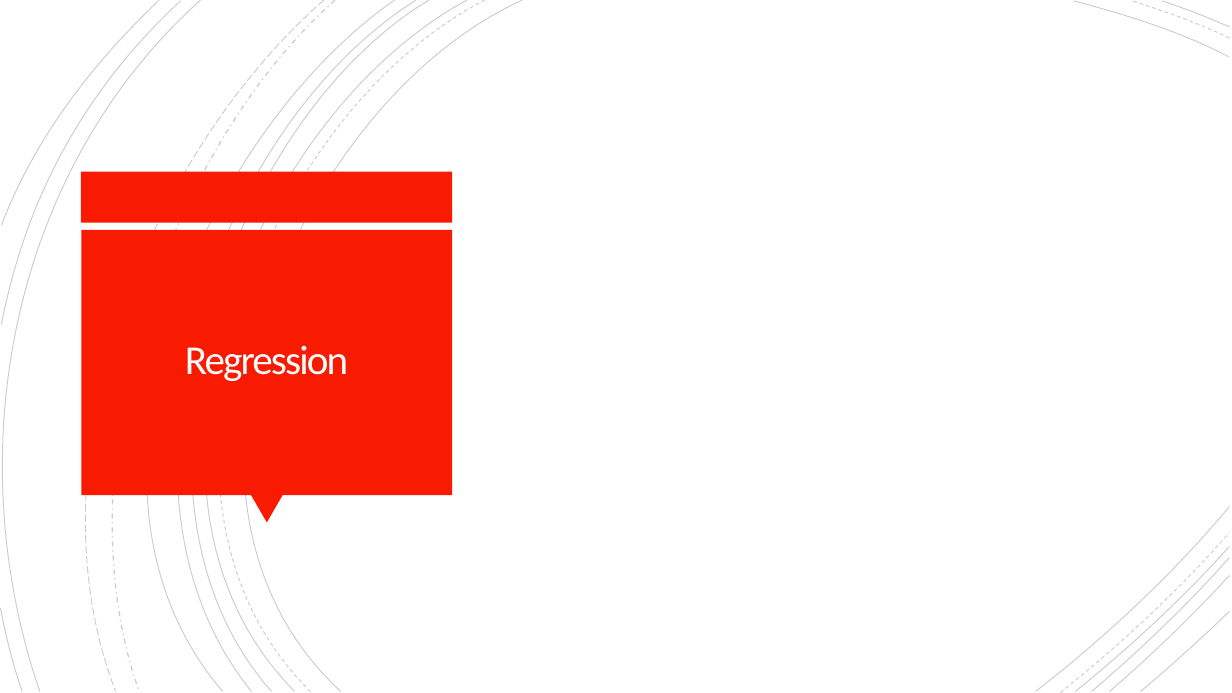
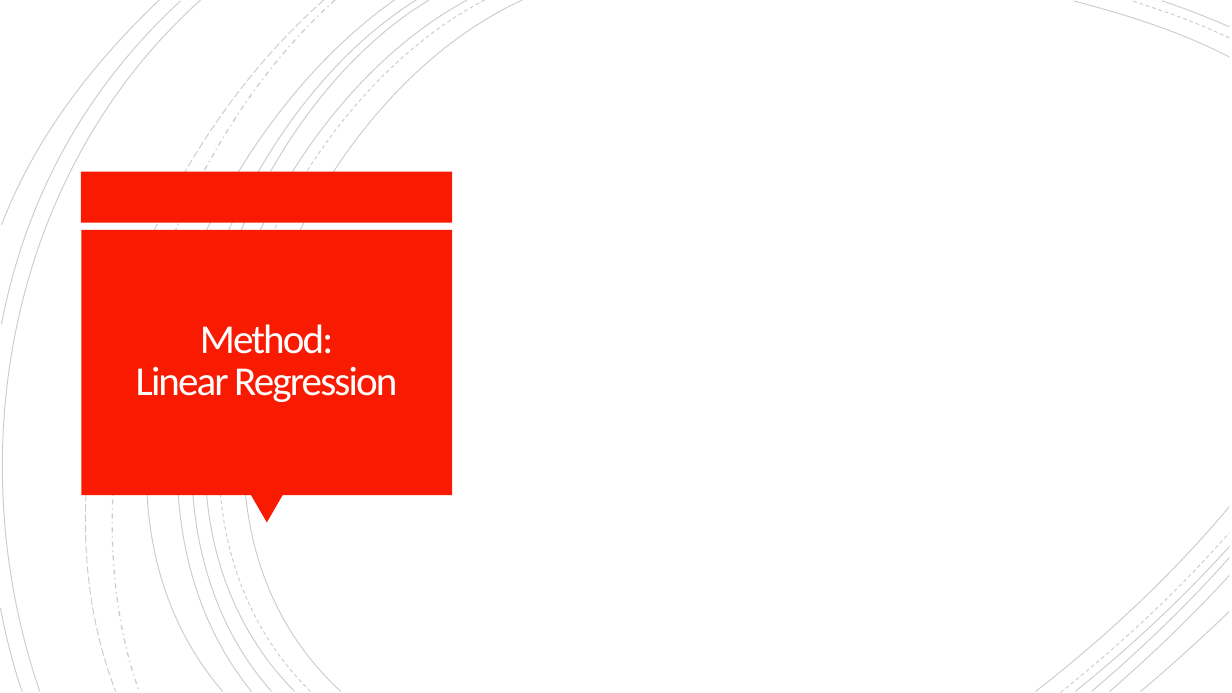
Before and after one commit to cnagbim/Data-Management-Final-Project-Agbim, a slide deck: slide 10 of writing_literature_present/final_presentation.pptx. Drawn at 1232x693 pixels with LibreOffice and Linux fonts; fonts in the diff are those of the drawing; grey boxes stand for pictures. Boxes give left, top, right and bottom in pixels: in the first picture for what was removed or moved away, otherwise in the second. Text is boxed around its words. In the diff, an @@ line names an element or a change of style, - is before the commit and + after.

```diff
--- a/writing_literature_present/final_presentation.pptx
+++ b/writing_literature_present/final_presentation.pptx
@@ title at (x1=136, y1=324, x2=397, y2=402): text changed @@
-Regression
+Method:
+Linear Regression
```
Also in this commit, not shown: 4 other slides changed, 1 slide added, 1 slide removed, 7 other files.
